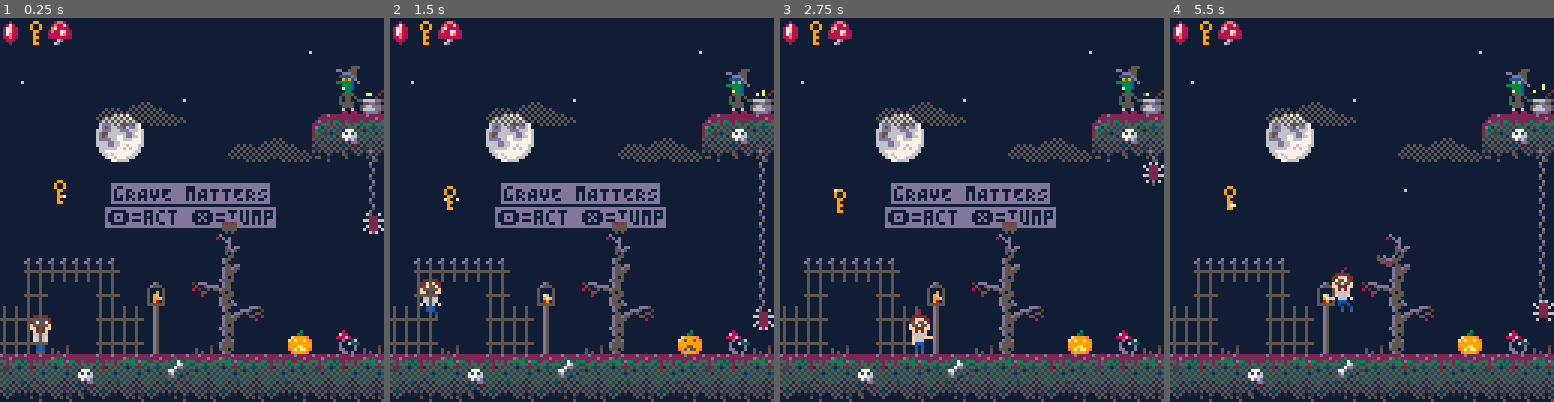
Above: before the commit, frames 1-4 (left to right).
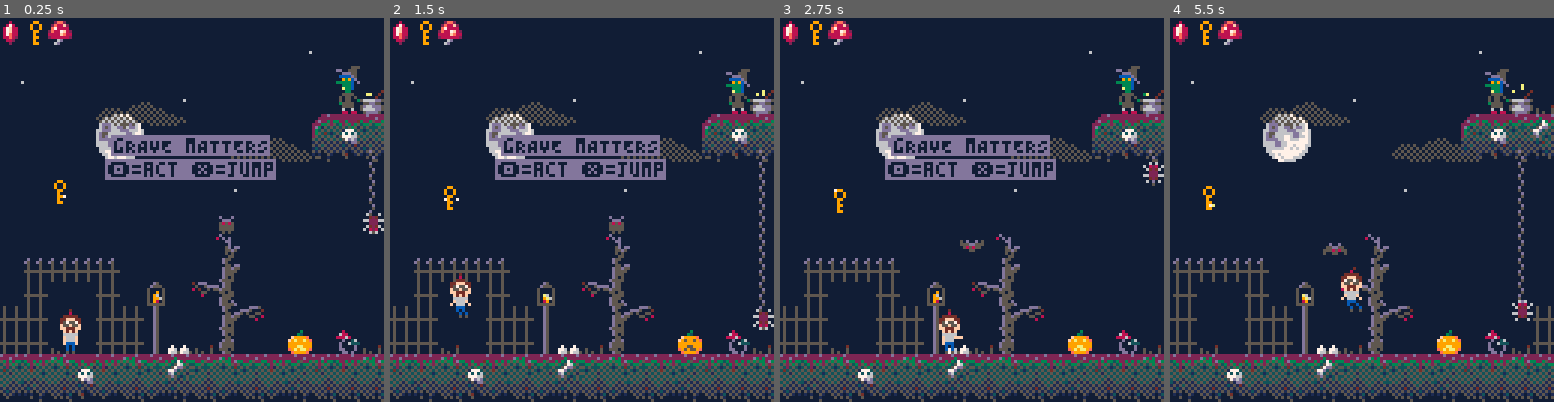
Above: after the commit, the same moments.

Repository: kallanreed/pico8_games
Game: PICO-8 cartridge grave.p8
Two runs of this game, one before a commit and one after it. Both use one fixed random seed, a clock stepped at 60 frames per second and the inputs below.
Inputs:
- Up to frame 1 (0.25 s): no input
- Up to frame 2 (1.5 s): tap X (X key) at 0.33, 1.07 s; tap O (Z key) at 0.7 s
- Up to frame 3 (2.75 s): hold Right 1.6-2.1 s; tap O (Z key) at 1.7, 2.1, 2.5 s; tap X (X key) at 1.85 s; hold Right from 2.47 s (still down)
- Up to frame 4 (5.5 s): tap O (Z key) every 0.4 s from 2.9 to 5.3 s; tap X (X key) at 2.97, 4.08, 5.2 s; release Right at 3.03 s; hold Left 3.08-3.58 s; hold Right 4.02-4.68 s; hold Left from 5.08 s (still down)

The runs differ from the first frame. In frame 1, 7.6% of the frame differs, in the area x 7-72%, y 30-88%; in frame 2, 7.6%; in frame 3, 7.9%; in frame 4, 22%, in the area x 0-100%, y 13-100%.

Commit message:
per-pixel collision

Diff:
--- /dev/null
+++ b/collide.p8
@@ -0,0 +1,200 @@
+pico-8 cartridge // http://www.pico-8.com
+version 33
+__lua__
+
+function overlaps(a,b)
+ local ax2=a.x+a.w-1
+ local ay2=a.y+a.h-1
+ local bx2=b.x+b.w-1
+ local by2=b.y+b.h-1
+ -- no overlap if any true
+ return not (ax2<b.x
+          or a.x>bx2
+          or ay2<b.y
+          or a.y>by2)
+end
+
+function spget(sp,x,y)
+ local sx=sp%16*8
+ local sy=flr(sp/16)*8
+ return sget(sx+x,sy+y)
+end
+
+-- true if any pixels overlap
+-- needs {sp,x,y,w,h}
+-- doesn't account for flip
+function pxl_overlap(a,b)
+ local offx=b.x-a.x
+ local offy=b.y-a.y
+
+ local rx1=a.x
+ local rx2=min(a.w+a.x,
+               b.w+b.x)-1
+ local ry1=a.y
+ local ry2=min(a.h-a.y,
+               b.h-b.y)-1
+
+  if offx>0 then
+  -- left b is left r
+  rx1=b.x
+  rx2=b.x+min(b.w,a.w-offx)-1
+ elseif offx<0 then
+  -- left a is left r
+  rx1=a.x
+  rx2=a.x+min(a.w,b.w+offx)-1
+ end
+
+ if offy>0 then
+  -- top of b is top r
+  ry1=b.y
+  ry2=b.y+min(b.h,a.h-offy)-1
+ elseif offy<0 then
+  -- top of a is top r
+  ry1=a.y
+  ry2=a.y+min(a.h,b.h+offy)-1
+ end
+
+ local aoffx=rx1-a.x
+ local aoffy=ry1-a.y
+ local boffx=rx1-b.x
+ local boffy=ry1-b.y
+
+ for x=0,(rx2-rx1) do
+  for y=0,(ry2-ry1) do
+   local pa=spget(a.sp,aoffx+x,aoffy+y)
+   local pb=spget(b.sp,boffx+x,boffy+y)
+   if pa>0 and pb>0 then
+    return true
+   end
+  end
+ end
+
+ return false
+end
+
+function ovr_rect(a,b)
+ local ax2=a.x+a.w-1
+ local ay2=a.y+a.h-1
+ local bx2=b.x+b.w-1
+ local by2=b.y+b.h-1
+
+ local offx=b.x-a.x
+ local offy=b.y-a.y
+
+ local rx1=a.x
+ local rx2=min(ax2,bx2)
+ local ry1=a.y
+ local ry2=min(ay2,bx2)
+
+ print(offx..","..offy)
+
+ if offx>0 then
+  -- left b is left r
+  rx1=b.x
+  rx2=b.x+min(b.w,a.w-offx)-1
+ elseif offx<0 then
+  -- left a is left r
+  rx1=a.x
+  rx2=a.x+min(a.w,b.w+offx)-1
+ end
+
+ if offy>0 then
+  -- top of b is top r
+  ry1=b.y
+  ry2=b.y+min(b.h,a.h-offy)-1
+ elseif offy<0 then
+  -- top of a is top r
+  ry1=a.y
+  ry2=a.y+min(a.h,b.h+offy)-1
+ end
+
+ if not show_px then
+  rect(rx1,ry1,rx2,ry2,7)
+  pset(rx1,ry1,11)
+ end
+
+ local aoffx=rx1-a.x
+ local aoffy=ry1-a.y
+ local boffx=rx1-b.x
+ local boffy=ry1-b.y
+ print("a:"..aoffx..","..aoffy)
+
+ for x=0,(rx2-rx1) do
+  for y=0,(ry2-ry1) do
+   local pa=spget(a.sp,aoffx+x,aoffy+y)
+   local pb=spget(b.sp,boffx+x,boffy+y)
+   pset(50+x,50+y,pa)
+   pset(60+x,50+y,pb)
+   if pa>0 and pb>0 then
+    pset(70+x,50+y,7)
+    if show_px then
+     pset(a.x+aoffx+x,
+          a.y+aoffy+y,11)
+    end
+   end
+  end
+ end
+end
+
+function _init()
+ p={
+  sp=4,
+  x=30,y=30,
+  w=8,h=8
+ }
+ b={
+  sp=5,
+  x=40,y=30,
+  w=8,h=8
+ }
+
+ show_px=false
+end
+
+function _update()
+ if btn(⬆️) then p.y-=1
+ elseif btn(⬇️) then p.y+=1
+ elseif btn(⬅️) then p.x-=1
+ elseif btn(➡️) then p.x+=1
+ end
+ if btnp(❎) then
+  show_px=not show_px
+ end
+end
+
+function _draw()
+ cls()
+ spr(p.sp,p.x,p.y,p.w/8,p.h/8)
+ spr(b.sp,b.x,b.y,b.w/8,b.h/8)
+
+ local o=overlaps(p,b)
+ color(6)
+ print("overlap="..tostring(o))
+
+ if o then
+  if(pxl_overlap(p,b)) ?"pixel overlap"
+  ovr_rect(p,b)
+ end
+end
+…(19 lines of a section not shown)…
+__gff__
+0000000000100000000000000000000000000000000000000000000000000000000000000000000000000000000000000000000000000000000000000000000000000000000000000000000000000000000000000000000000000000000000000000000000000000000000000000000000000000000000000000000000000000
+0000000000000000000000000000000000000000000000000000000000000000000000000000000000000000000000000000000000000000000000000000000000000000000000000000000000000000000000000000000000000000000000000000000000000000000000000000000000000000000000000000000000000000
--- a/grave.p8
+++ b/grave.p8
@@ -239,7 +239,7 @@
  -- player state
  plr={
   sp=1, w=8, h=16,
-  x=10, y=96,flp=f,
+  x=20, y=96,flp=f,
   dx=0, dy=0,
   max_dx=1.5, max_dy=4,
   acc=0.5, jump=3,
@@ -287,18 +287,18 @@
   36,13,35,8,"eLLIS",
   "fELL LOOKING FOR JEWELS"))
 
- add(act, spider(15,6,6))
- add(act, spider(23,7,5,true))
- add(act, spider(29,9,3))
- add(act, spider(35,11,2))
- add(act, spider(53,5,6))
- add(act, spider(59,7,3))
- add(act, spider(77,7,2))
- add(act, spider(80,7,2,true))
- add(act, spider(83,7,2))
- add(act, spider(86,7,2,true))
-
- add(act, bat(9,8))
+ add_as(act, spider, {
+  {15,6,6}, {23,7,5,true},
+  {29,9,3}, {35,11,2},
+  {53,5,6}, {59,7,3},
+  {77,7,2}, {80,7,2,true},
+  {83,7,2}, {86,7,2,true}
+ })
+
+ add_as(act, bat, {
+  {9,8}, {26,6}, {70,10},
+  {76,1}, {86,0}, {99,4}
+ })
 
  add(inter, grave(22,13,"bELVA",
   "sPOOKED BY A GHOST"))
@@ -311,9 +311,9 @@
  add(inter, grave(81,13,"nICK",
   "dRANK A BAD POTION"))
 
- temp_text(64,56,"\#dgRAVE mATTERS",0)
+ temp_text(64,40,"\#dgRAVE mATTERS",0)
   :add_mod(cam_rel())
- temp_text(64,64,"\#d🅾️=act ❎=jump",0)
+ temp_text(64,48,"\#d🅾️=act ❎=jump",0)
   :add_mod(cam_rel())
 
  -- test rect
@@ -323,8 +323,6 @@
 -- update
 
 function player_update()
- if (game.over) return
-
  -- input
  if btn(⬅️) then
   plr.dx-=plr.acc
@@ -398,10 +396,7 @@
   plr.dx=0
  end
 
- -- check for death
- -- todo: better hitboxes
- -- for sprites
- if collide(plr,⬇️,4) then
+ if enemy_collision() then
   player_die()
  end
 end
@@ -414,11 +409,14 @@
   return
  end
 
- player_update()
+ if not game.over then
+  player_update()
+  foreach(act, do_update)
+ end
 
  foreach(gen, do_update)
  foreach(timer, do_update)
- foreach(act, do_update)
+
  update_particles()
 
  -- camera tracking
@@ -486,8 +484,9 @@
 
  draw_particles()
 
+ foreach(act, do_draw)
  foreach(drawable, do_draw)
- foreach(act, do_draw)
+
  draw_player()
 
  -- draw foreground
@@ -517,7 +516,7 @@
   if (game.faded) game.x_to_restart:draw()
  end
 
--- rect(x1r,y1r,x2r,y2r,7)
+ --rect(x1r,y1r,x2r,y2r,7)
 
  -- pretty colors
  pal({1,2,131,132,5,6,7,136,
@@ -527,6 +526,8 @@
 -->8
 -- collision
 
+-- only for player w/ map
+-- todo: generalize
 function collide(obj,dir,flag)
  local x=obj.x local y=obj.y
  local w=obj.w local h=obj.h
@@ -553,6 +554,108 @@
  or fget(mget(x1,y1),flag)
  or fget(mget(x2,y2),flag)
  then return true end
+
+ return false
+end
+
+function overlaps(a,b)
+ local ax2=a.x+a.w-1
+ local ay2=a.y+a.h-1
+ local bx2=b.x+b.w-1
+ local by2=b.y+b.h-1
+ -- no overlap if any true
+ return not (ax2<b.x
+          or a.x>bx2
+          or ay2<b.y
+          or a.y>by2)
+end
+
+function spget(sp,x,y)
+ local sx=sp%16*8
+ local sy=flr(sp/16)*8
+ return sget(sx+x,sy+y)
+end
+
+-- true if any pixels overlap
+-- needs {sp,x,y,w,h}
+-- doesn't account for flip
+function pxl_overlap(a,b)
+ local offx=b.x-a.x
+ local offy=b.y-a.y
+
+ local rx1=a.x
+ local rx2=min(a.w+a.x,
+               b.w+b.x)-1
+ local ry1=a.y
+ local ry2=min(a.h+a.y,
+               b.h+b.y)-1
+
+ if offx>0 then
+  -- left b is left r
+  rx1=b.x
+  rx2=b.x+min(b.w,a.w-offx)-1
+ elseif offx<0 then
+  -- left a is left r
+  rx1=a.x
+  rx2=a.x+min(a.w,b.w+offx)-1
+ end
+
+ if offy>0 then
+  -- top of b is top r
+  ry1=b.y
+  ry2=b.y+min(b.h,a.h-offy)-1
+ elseif offy<0 then
+  -- top of a is top r
+  ry1=a.y
+  ry2=a.y+min(a.h,b.h+offy)-1
+ end
+
+ local aoffx=rx1-a.x
+ local aoffy=ry1-a.y
+ local boffx=rx1-b.x
+ local boffy=ry1-b.y
+
+ for x=0,(rx2-rx1) do
+  for y=0,(ry2-ry1) do
+   local pa=spget(a.sp,aoffx+x,aoffy+y)
+   local pb=spget(b.sp,boffx+x,boffy+y)
+   if pa>0 and pb>0 then
+    return true
+   end
+  end
+ end
+
+ return false
+end
+
+-- get first overlapping interactive
+function get_inter()
+ local reach=4
+ local hb={
+  x=plr.x, y=plr.y+8,
+  w=plr.w+reach, h=plr.h-8
+ }
+
+ -- looking left?
+ if (plr.flp) hb.x-=reach
+
+ x1r=hb.x y1r=hb.y
+ x2r=hb.x+hb.w y2r=hb.y+hb.h
+
+ for i in all(inter) do
+  if (overlaps(hb,i)) return i
+ end
+end
+
+function enemy_collision()
+ for a in all(act) do
+  if overlaps(plr,a) then
+   a.ol=true
+   if pxl_overlap(plr,a) then
+    return true
+   end
+  end
+ end
 
  return false
 end
@@ -707,21 +810,12 @@
          d_out+min_out
 end
 
-function overlaps(a,b)
- local ax2=a.x+a.w
- local ay2=a.y+a.h
- local bx2=b.x+b.w
- local by2=b.y+b.h
- -- no overlap if any true
- return not (ax2<=b.x
-          or a.x>=bx2
-          or ay2<=b.y
-          or a.y>=by2)
-end
-
 function dist_dir(ax,ay,bx,by)
- local dx=ax-bx
- local dy=ay-by
+ -- the math overflows with
+ -- large dx,dy. clamp to 90
+ local dx=clamp(ax-bx,90)
+ local dy=clamp(ay-by,90)
+
  return sqrt(dx^2+dy^2),
         atan2(dx,dy)
 end
@@ -736,27 +830,18 @@
                  cen_bx,cen_by)
 end
 
--- get first overlapping interactive
-function get_inter()
- local reach=4
- local hb={
-  x=plr.x, y=plr.y+8,
-  w=plr.w+reach, h=plr.h-8
- }
-
- -- looking left?
- if (plr.flp) hb.x-=reach
-
- x1r=hb.x y1r=hb.y
- x2r=hb.x+hb.w y2r=hb.y+hb.h
-
- for i in all(inter) do
-  if (overlaps(hb,i)) return i
- end
-end
-
 function str(s)
  return tostring(s)
+end
+
+function log_rect(x1,y1,x2,y2)
+ printh(x1..","..y1.." "..x2..","..y2)
+end
+
+function add_as(t,fn,items)
+ for i in all(items) do
+  add(t, fn(unpack(i)))
+ end
 end
 -->8
 -- interactive
@@ -1000,21 +1085,22 @@
 -- to have a drawable in it?
 
 function spider(x,y,h,rev)
- local off_y=0
- local max_y=h*8
+ local orig_y=y*8
+ local max_y=(y+h)*8
  local ani=0
  local flp=false
  local state="⬇️"
  local st_next=""
  if rev then
-  off_y=max_y
+  y=max_y
   state="⬆️"
  end
  return {
-  update=function()
+  sp=14,x=x*8,y=orig_y,w=8,h=8,
+  update=function(my)
    if state=="⬇️" then
-    off_y+=2
-    if off_y>=max_y then
+    my.y+=2
+    if my.y>=max_y then
      state="⧗"
      st_next="⬆️"
      ani=t()
@@ -1025,8 +1111,8 @@
      flp=state=="⬆️"
     end
    elseif state=="⬆️" then
-    off_y-=2
-    if off_y<=0 then
+    my.y-=2
+    if my.y<=orig_y then
      state="⧗"
      st_next="⬇️"
      ani=t()
@@ -1034,25 +1120,26 @@
    end
   end,
 
-  draw=function()
+  draw=function(my)
+   local off_y=my.y-orig_y
    local threads=flr(off_y/8)
    for i=0,threads do
-    spr(13,x*8,(y+i)*8)
+    spr(13,my.x,(orig_y/8+i)*8)
    end
 
-   spr(14,x*8,y*8+off_y,1,1,false,flp)
+   spr(my.sp,my.x,my.y,1,1,false,flp)
   end
  }
 end
 
 function bat(x,y)
- local sp=10 local ani=0
+ local ani=0
  local dx=0  local dy=0
  local rad=40
  local sitting=true
  local attack=true
  return {
-  x=x*8,y=y*8,w=8,h=8,
+  sp=10,x=x*8,y=y*8,w=8,h=8,
   update=function(my)
    local a  local d
    if sitting then
@@ -1067,12 +1154,12 @@
 
    else
     if t()-ani>.1 then
-     sp=nxt(sp,11,12)
+     my.sp=nxt(my.sp,11,12)
      ani=t()
     end
 
-    my.x+=dx
-    my.y+=dy
+    my.x+=dx*.5
+    my.y+=dy*.5
     d,a=dist_dir(x*8,y*8,my.x,my.y)
 
     if d>rad and attack then
@@ -1082,14 +1169,17 @@
     end
 
     if d<2 and not attack then
-     sp=10
+     my.sp=10
+     my.x=x*8
+     my.y=y*8
      sitting=true
     end
    end
   end,
 
   draw=function(my)
-   spr(sp,my.x,my.y)
+   local flp=my.x>plr.x
+   spr(my.sp,my.x,my.y,1,1,flp)
   end
  }
 end
@@ -1297,63 +1387,63 @@
 0000000000000000000000000000000000000000000000000000000000000000000000000000000000000000000000000000000000000000000000000000000000000000000000000000000000000000000000000000000000000000000000000000000000000000000000000000000000000000000000000000000000000000
 00000000000000000000000000000000000000000000000000000000000000000000000000000000000000000000000000000000000000000000000000000000000000000000000000000000000f00000000000000001c0000000000000000000000000000000000000000000000000000000000000000000000000000000000
 000000000000000000000000000000000000000000000000000000000000000000000000000000000000000000000000000000000000000000000000000000000000000000000000000000003c3d00000000000000002c1e00000000000000000000000000000000000000000000000000000000000000000000000000000000
-00000000000000000000000000000000480000000000000000000000000000000000000000000000000000000000000000000000000000000000000000000000000000000000000000000000001d000000000000002e3d00000000000000000000000000000000001c0000000000000000000000000000000000000000000000
-00000000000000000000000000445441594500000000000000000000000000000000000000000000000000000000000000000000005800000000480000000000000000000000000000000000002c2d004442414500001d000000000000000000000000000f0000002c2d00000000000000000000000000000000000000000000
-0000000000000000000000000062647163610000490000000000000000000000000000000000000000000000000000000044450000000000004454450000000000000000000000000000000044414141525252514141414500000000000000000000002e3d00002e3d0000000000000000000000000000000000000000000000
+00000000000000000000000000000000480000000000000000000000000000000000000000000000000000000000000000000000000000000000000000000000000000000000000000000000001d00001a004800002e3d00000000000000000000000000000000001c0000000000000000000000000000000000000000000000
+00000000000000000000000000445441594500000000000000000000000000000000000000000000000000000000000000000000005800000000480000000000000000000000000000000000002c2d48444042451a001d000000000000000000000000000f0000002c2d00000000000000000000000000000000000000000000
+0000000000000000000000000062647163610000490000000000000000000000000000000000000000000000000000000044450000000000004454450000000000000000000000000000000044414042525252514340414500000000480000000000002e3d00002e3d0000000000000000000000000000000000000000000000
 0000000000000000000000000000000000000000000000580000000000000000000000000000000000000000001c0000006162000000000000616471000000000000000000000000000000006271626171606271626171600000004459450000000000002c1e00001d0000000000000000000000000000000000000000000000
 0000000000000000000000000000000000000000000000000000490000000000000000000000000000000000002c1e00000000000000000000000000000000000000000000000000000000000000000000000000000000000000445252470000000000001d0000002c0000000000000000000000000000000000000000000000
 00000000000000000000000000000000000000000000000000000000005800001c00004800000000000000002e3d00000000000000000000000000000000000000000000000000000000000000000000000000000000000000445252526000000000003c3d0000003d0000000000000000000000000000000000000000000000
-0000000000000000000f000000000000000000000000000000000000000000003d0044434500000000000000001d0000000000000000000000000000000000000000000000000000000000000000000000000000000000004451525063000000000000002c0023001d0000000000000000000000000000000000000000000000
-0055555555000000002c000000000000000000000000000000000000000000002c1e617163000f0000234800002c2d0000000000000000004800000000000000000000000000000000001c0044434041414354434143434252525260000044424242424242424242424200000000000000000000000000000000000000000000
-00650000660033003c3d0000000000000055555500000000000000000000003c3d00000000001d0044414041453d000000000000000000004900005800003300000000000055555500003d0061636261626364626361616361626200000000000000000000000000000000000000000000000000000000000000000000000000
+0000000000000000000f000000000000000000000000000000000000000000003d0044434500000000000000001d0000000000000000000000000000000000000000000000000000000000000048001a00000000004800004451525063000000480000002c0023001d4800000000000000000000000000000000000000000000
+0055555555000000002c000000000000000000000000000000000000000000002c1e617163000f0000234800002c2d0000000000000000004800000000000000000000000000000000001c0044434041414354434143434252525260000044414254414240424241424045000000000000000000000000000000000000000000
+00650000660033003c3d0000000000000055555500000000000000000000003c3d00000000001d0044414041453d000000000000000000004900005800003300000000000055555500003d0061636261626364626361616361626200000062606364606361616062616363000000000000000000000000000000000000000000
 6565000066662700002c1e0000000000656557666600000000000000000000001d000000003c3d00465053505041450000000000006868686868686868002700000000006565576666002c2d00000000000000000000000000000000000000000000000000000000000000000000000000000000000000000000000000000000
-6565480066662700481d000023001a486565676666002221004800323100002e3d001a4832002c1e465150505052470022210048444240594240424143452700323100486565676666001d00480000002132000000481a00000000000000481a0000000000000042424200000000000000000000000000000000000000000000
-4043425443424159414241434140434241424241404243544142414243424143414042594042414350505250525052434143404152515252535050505256404341424041544043414240434041594043414240434041544043414240434041544043414240424242424242424242424242424242424242424242424242424242
-6062616460616062616061606261616161606260606362646060616063606160616062606063626060626160636061606062636163606263606362636162606263606361646062636063626361636062636063626361646062636063626361646062636063000000000000000000000000000000000000000000000000000000
-…(47 lines of a section not shown)…
+6565480066662768481d000023001a486565676666002221004800323100002e3d001a4832002c1e465150505052470022210048444240594240424143452700323100486565676666001d00480000002132000000481a00000000000000481a0000000000000000000000000000000000000000000000000000000000000000
+4043425443424159414241434140434241424241404243544142414243424143414042594042414350505250525052434143404152515252535050505256404341424041544043414240434041594043414240434041544043414240434041544043414240414243414240424241424141424042425941424241424042424142
+6062616460616062616061606261616161606260606362646060616063606160616062606063626060626160636061606062636163606263606362636162606263606361646062636063626361636062636063626361646062636063626361646062636063606361606361616060636060636161606260636160636161606261
+…(47 lines of a section not shown)…
Not shown, changed: 17 lines of the sprite sheet (__gfx__) section of collide.p8
Not shown, changed: the sound effects (__sfx__) section of grave.p8
